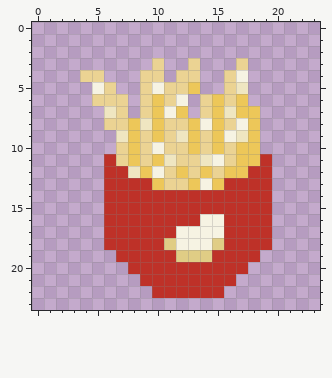
Two versions of one pixel-art sprite, src/img/dishes/garlic-fries.png. This is how it looked before the edit.
The file is 24x24 pixels.
Once edited:
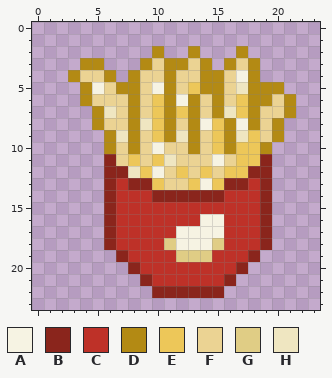
Palette (. is transparent): A #f6f3e3  B #8a251c  C #be3128  D #b38a14  E #edc759  F #ebd393  G #e0cd85  H #efe6c1
Edits made:
y 2: x 10 . -> D; x 13 . -> D; x 17 . -> D
y 3: x 4..5 .. -> DD; x 9 . -> D; x 11..12 .. -> DD; x 14 . -> D; x 16 . -> D; x 18 . -> D
y 4: x 3 . -> D; x 6 . -> D; x 8 . -> D; x 11 . -> D; x 14..15 .. -> DD; x 18 . -> D
y 5: x 4 . -> D; x 7..8 .. -> DD; x 11 F -> D; x 14..15 .. -> DD; x 18..20 ... -> DDD
y 6: x 4 . -> D; x 8 . -> D; x 11 F -> D; x 13 . -> D; x 15 E -> D; x 18..21 .... -> DDFD
y 7: x 5 . -> D; x 8 . -> D; x 11 A -> D; x 13 . -> D; x 15 E -> D; x 18..21 E... -> DFFD
y 8: x 5 . -> D; x 8 E -> D; x 11 F -> D; x 13 E -> D; x 16 F -> D; x 18..20 E.. -> DFD
y 9: x 6 . -> D; x 8 E -> D; x 11 F -> D; x 13 E -> D; x 16 A -> D; x 19..20 .. -> FD
y 10: x 6 . -> D; x 8 E -> D; x 13 E -> D; x 16 F -> D; x 19 . -> D
y 11: x 6 C -> B; x 14 H -> F; x 19 C -> B
y 12: x 6..7 CC -> BB; x 18..19 CC -> BB
y 13: x 6 C -> B; x 8..9 CC -> BB; x 16..17 CC -> BB; x 19 C -> B
y 14: x 6 C -> B; x 10..15 CCCCCC -> BBBBBB; x 19 C -> B
y 15..18: x 6 C -> B; x 19 C -> B
y 19: x 7 C -> B; x 18 C -> B
y 20: x 8 C -> B; x 17 C -> B
y 21: x 9 C -> B; x 16 C -> B
y 22: x 10..15 CCCCCC -> BBBBBB
Changed places in both pictures, as pixel boxes (x1, y1, x2, y2):
changed: (68, 46, 296, 298)
